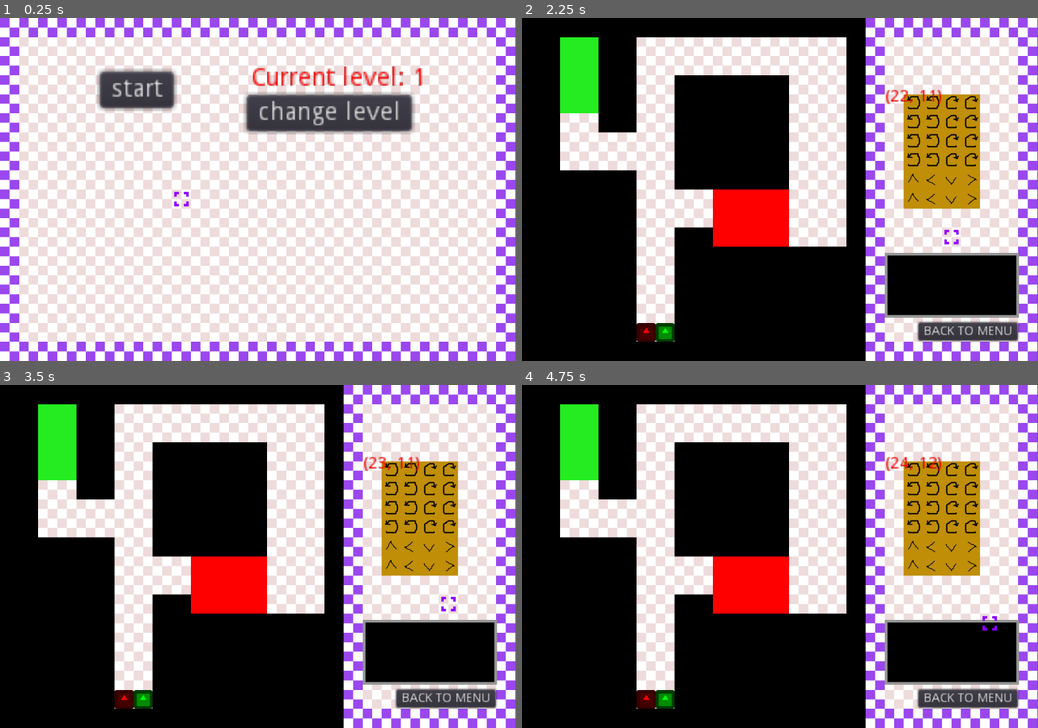
Above: before the commit, frames 1-4 (two rows, left to right).
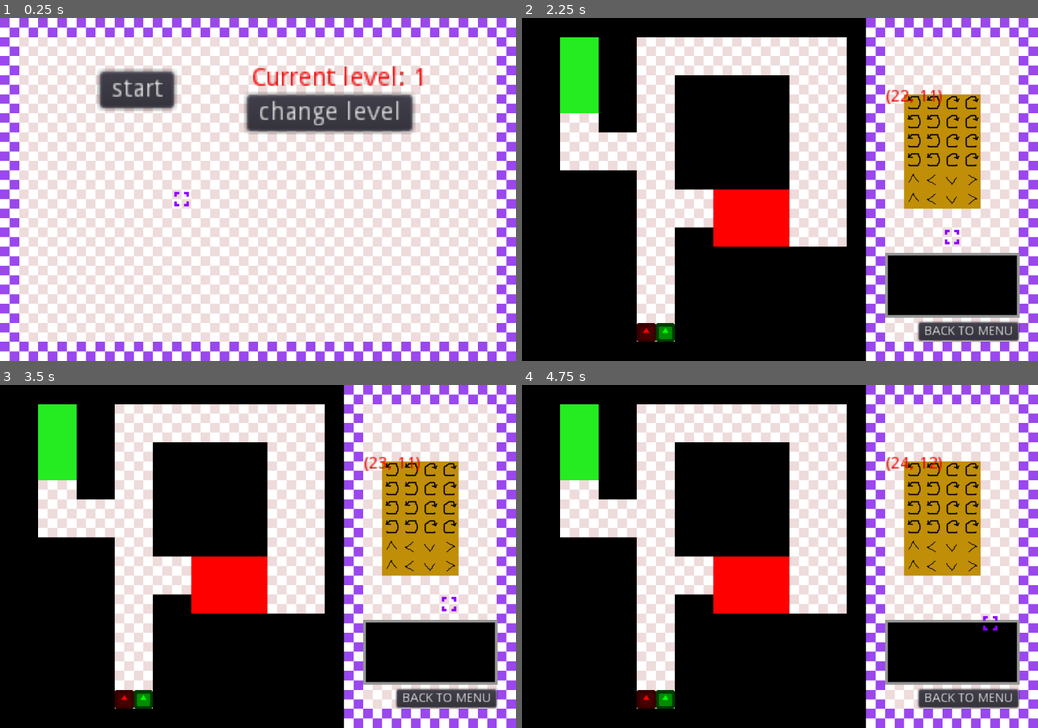
Above: after the commit, the same moments.

Repository: WIT-SCDS-F22-GAME-COOP/Zombie-Game
Game: Godot game, scene res://TSCN/Menu.tscn
Same seed, same stepped clock (60 frames per second), same inputs: the game is played once before the commit and once after it. The engine's default icon, where the game draws it, is replaced by a stand-in: a white triangle on a blue panel in a dark square.
Inputs:
- Up to frame 1 (0.25 s): no input
- Up to frame 2 (2.25 s): click "start" at 0.5 s; click "BACK TO MENU" at 1.25 s; click "start" at 2 s
- Up to frame 3 (3.5 s): hold D (move_right) from 2.78 s (still down); tap Space (select) at 2.85 s
- Up to frame 4 (4.75 s): release D (move_right) at 3.53 s; hold S (move_down) 3.53-4.28 s; tap Space (select) at 3.6, 4.35 s; tap Enter at 4.25 s; hold D (move_right) from 4.28 s (still down)
In our replay, the window is 799x533 before the commit and 800x533 after it. These sizes can differ from the game's own. Grey fills any space a smaller window leaves; there, only what the larger window draws over its background counts as a difference.

The runs differ from the first frame. In frame 1, 2.4% of the frame differs, in the area x 14-100%, y 0-100%; in frame 2, 3.1%; in frame 3, 3.1%; in frame 4, 3.1%.

Commit message:
Resizing

Diff:
--- a/TSCN/World.tscn
+++ b/TSCN/World.tscn
@@ -347,7 +347,6 @@
 modulate = Color( 0.0470588, 0.662745, 0.490196, 1 )
 position = Vector2( -256, 0 )
 frames = SubResource( 8 )
-frame = 1
 playing = true
 
 [node name="MarginContainer" type="MarginContainer" parent="."]
--- a/project.godot
+++ b/project.godot
@@ -27,8 +27,9 @@
 
 window/size/width=1152
 window/size/height=768
-window/size/resizable=false
 window/vsync/use_vsync=false
+window/stretch/mode="viewport"
+window/stretch/aspect="keep"
 
 [gui]
 
